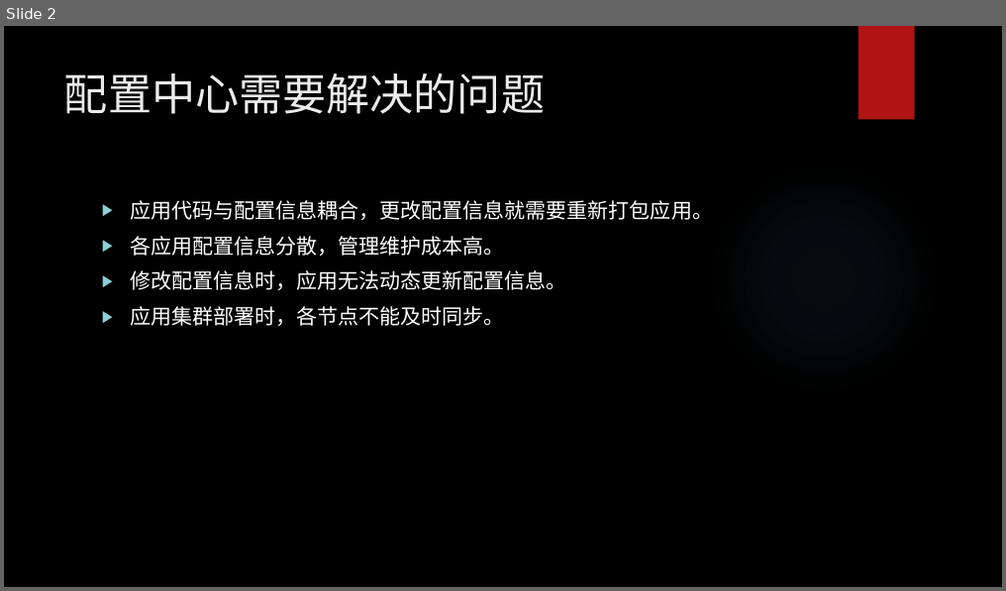
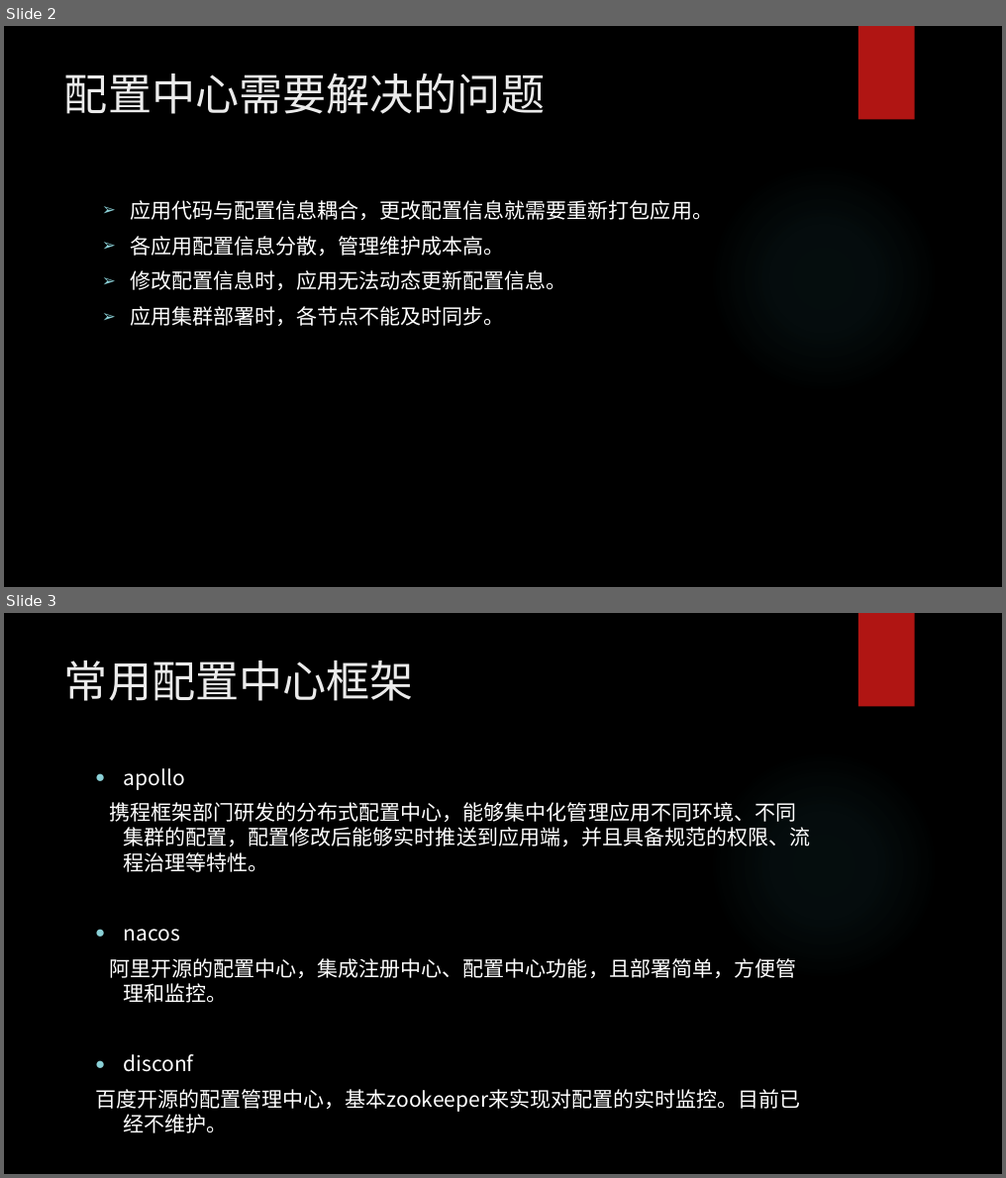
Before and after one commit to llggttd/sources, a slide deck: conf/分布式配置中心.pptx. Shown one above the other, each under a label of ours: slide 2 before the commit, slides 2 and 3 after it. The pictures are 1006x591 and 1006x1178 pixels, drawn with LibreOffice and Linux fonts; fonts in the diff are those of the drawing; background and template pictures are left out. Boxes give left, top, right and bottom in pixels: in the first picture for what was removed or moved away, otherwise in the second. Text is boxed around its words. In the diff, an @@ line names an element or a change of style, - is before the commit and + after.

```diff
--- a/conf/分布式配置中心.pptx
+++ b/conf/分布式配置中心.pptx
@@ slide 3 added at (4,613,1002,1174), background picture (left out); not listed: 2 template elements that a slide beside it also shows @@
@@ title added at (64,661,414,701), 42 pt, text #EBEBEB @@
+常用配置中心框架
@@ text added at (95,768,810,1112), 20 pt, text #FFFFFF @@
+● apollo
+携程框架部门研发的分布式配置中心，能够集中化管理应用不同环境、不同集群的配置，配置修改后能够实时推送到应用端，并且具备规范的权限、流程治理等特性。
+● nacos
+阿里开源的配置中心，集成注册中心、配置中心功能，且部署简单，方便管理和监控。
+● disconf
+百度开源的配置管理中心，基本zookeeper来实现对配置的实时监控。目前已经不维护。
@@ slide 2 changed as well @@
@@ text "应用代码与配置信息耦合，更改配置信息就需要重新打包应用。" at (130,200,713,326): font TeX Gyre Adventor to Noto Sans CJK SC; bullet ▶ to ➢ @@
```
Also in this commit, not shown: 1 other slide changed, 12 other slides added, 6 other files.
